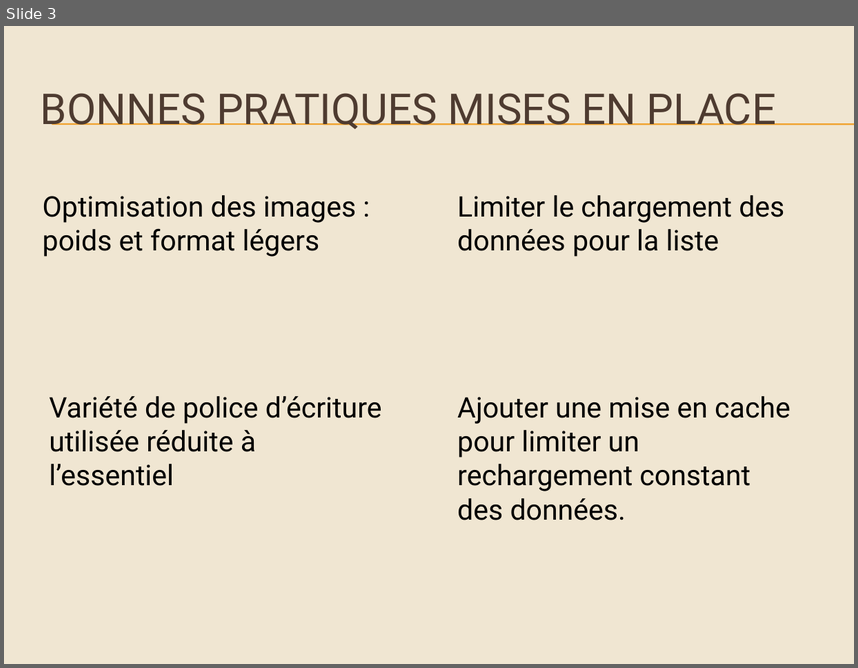
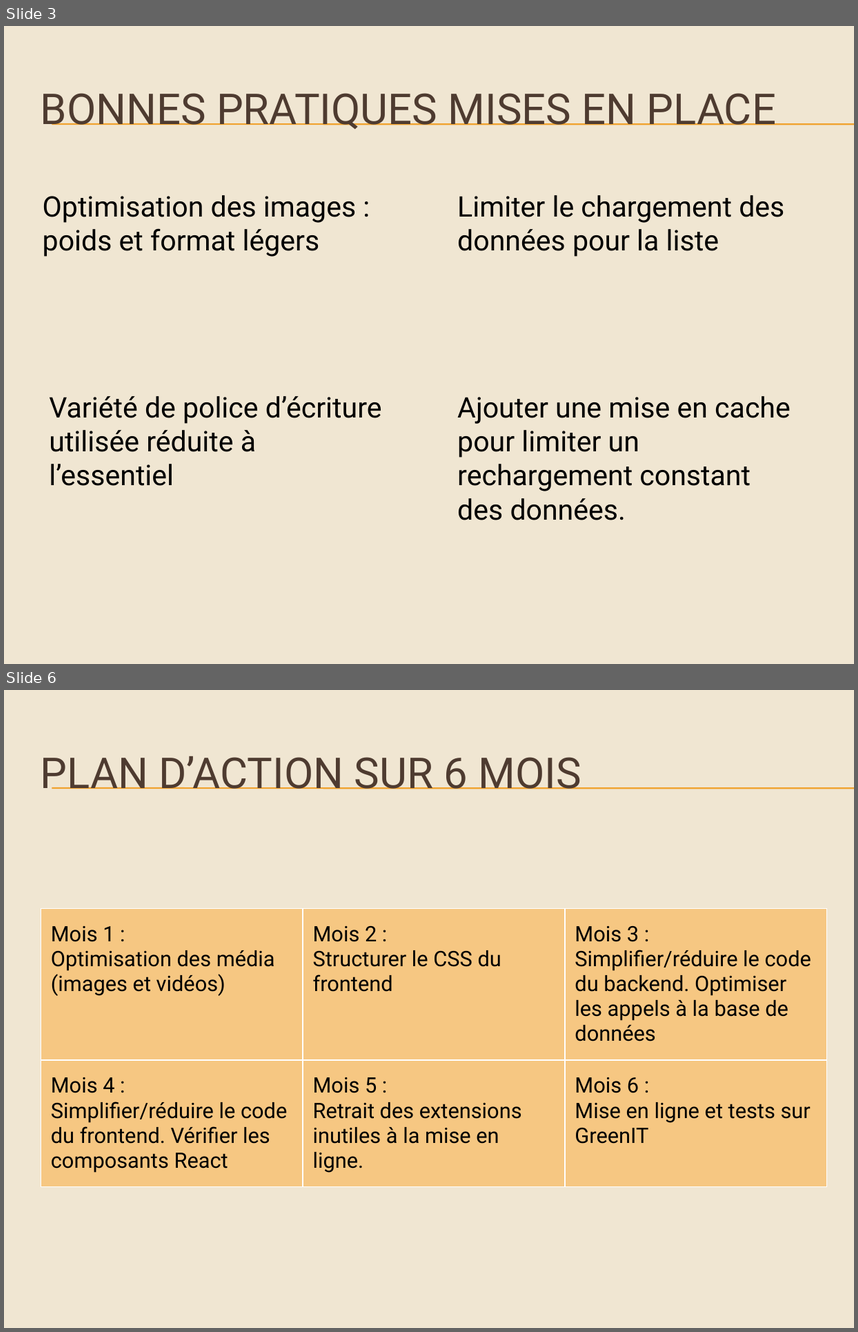
Before and after one commit to simplon-alt-dist-p7/ecotraining-starter-raphael, a slide deck: diaporama-presentation.pptx. Shown one above the other, each under a label of ours: slide 3 before the commit, slides 3 and 6 after it; the slides between them are not shown. The pictures are 858x668 and 858x1332 pixels, drawn with LibreOffice and Linux fonts; fonts in the diff are those of the drawing. Boxes give left, top, right and bottom in pixels: in the first picture for what was removed or moved away, otherwise in the second. Text is boxed around its words. In the diff, an @@ line names an element or a change of style, - is before the commit and + after.

```diff
--- a/diaporama-presentation.pptx
+++ b/diaporama-presentation.pptx
@@ slide 6 added at [4, 690, 854, 1328], background #F0E6D2; not listed: 2 template elements that a slide beside it also shows @@
@@ title added at [41, 756, 581, 789], 36 pt, text #4E3B30 @@
+PLAN D’ACTION SUR 6 MOIS
@@ table added at [41, 909, 826, 1192], 2 rows, 3 columns @@
+Mois 1 : / Optimisation des média (images et vidéos) | Mois 2 : / Structurer le CSS du frontend | Mois 3 : / Simplifier/réduire le code du backend. Optimiser les appels à la base de données
+Mois 4 : / Simplifier/réduire le code du frontend. Vérifier les composants React | Mois 5 : / Retrait des extensions inutiles à la mise en ligne. | Mois 6 : / Mise en ligne et tests sur GreenIT
```
Also in this commit, not shown: 1 slide changed, 1 other slide added.
